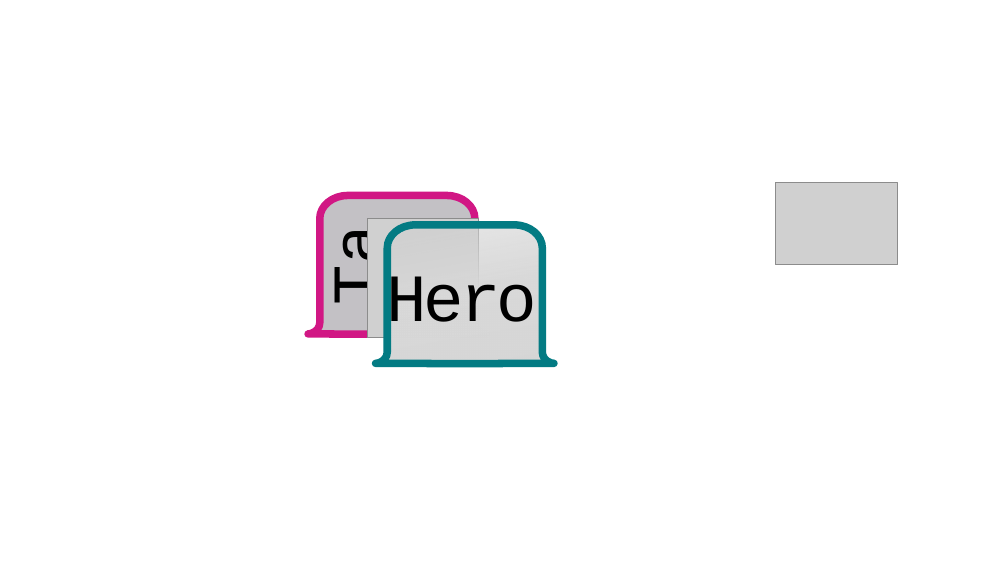
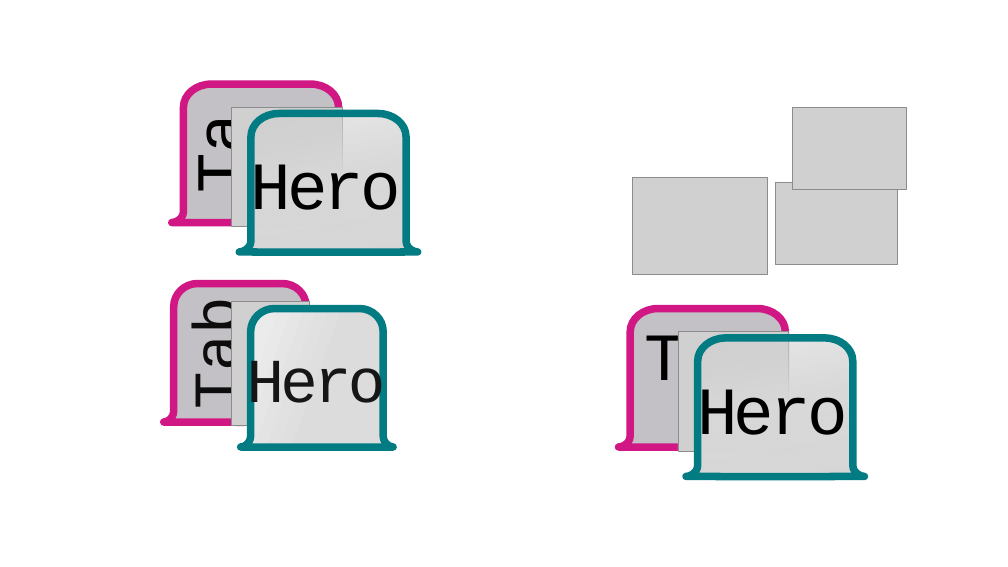
Before and after one commit to alexwmw/tab-stack, a slide deck: slide 1 of design-files/icon.pptx. Drawn at 1008x567 pixels with LibreOffice and Linux fonts; fonts in the diff are those of the drawing; grey boxes stand for pictures; background and template pictures are left out. Boxes give left, top, right and bottom in pixels: in the first picture for what was removed or moved away, otherwise in the second. Text is boxed around its words. In the diff, an @@ line names an element or a change of style, - is before the commit and + after.

```diff
--- a/design-files/icon.pptx
+++ b/design-files/icon.pptx
@@ 2 freeform shapes, 1 picture: place and size @@
-2 freeform shapes, 1 picture at [308,195,554,364]
+2 freeform shapes, 1 picture at [172,84,418,252]
@@ picture added at [793,107,906,189] @@
@@ picture added at [632,178,767,274] @@
@@ freeform shape added at [164,284,316,422], fill #C3C1C5, outline #D11784 6 pt, 50 pt, text #0D0D0D @@
+Tab
@@ picture added at [231,302,309,426] @@
@@ freeform shape added at [240,309,392,447], fill gradient #F2F2F2 to #EBEBEB to #DCDCDC, outline #037B83 6 pt, 50 pt, text #161616 @@
+Hero
@@ freeform shape added at [618,309,796,447], fill #C3C1C5, outline #D11784 6 pt, 54 pt, text #000000 @@
+Tab
@@ picture added at [678,331,788,451] @@
@@ freeform shape added at [686,338,864,476], fill gradient #CFCFCF to #D9D9D9 to #D6D6D6, outline #037B83 6 pt, 54 pt, text #000000 @@
+Hero
```
Also in this commit, not shown: 10 other slides changed, 5 slides added, 15 other files.
